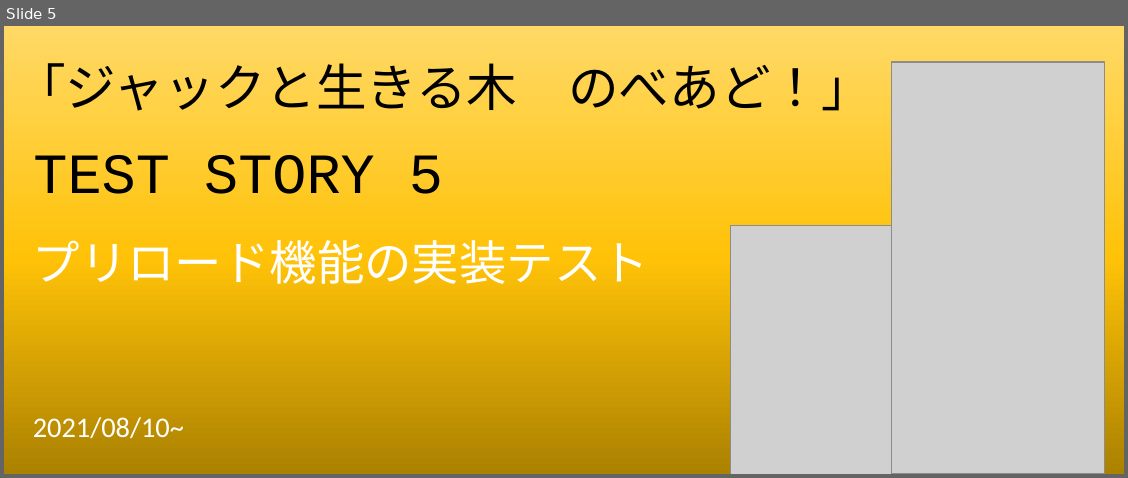
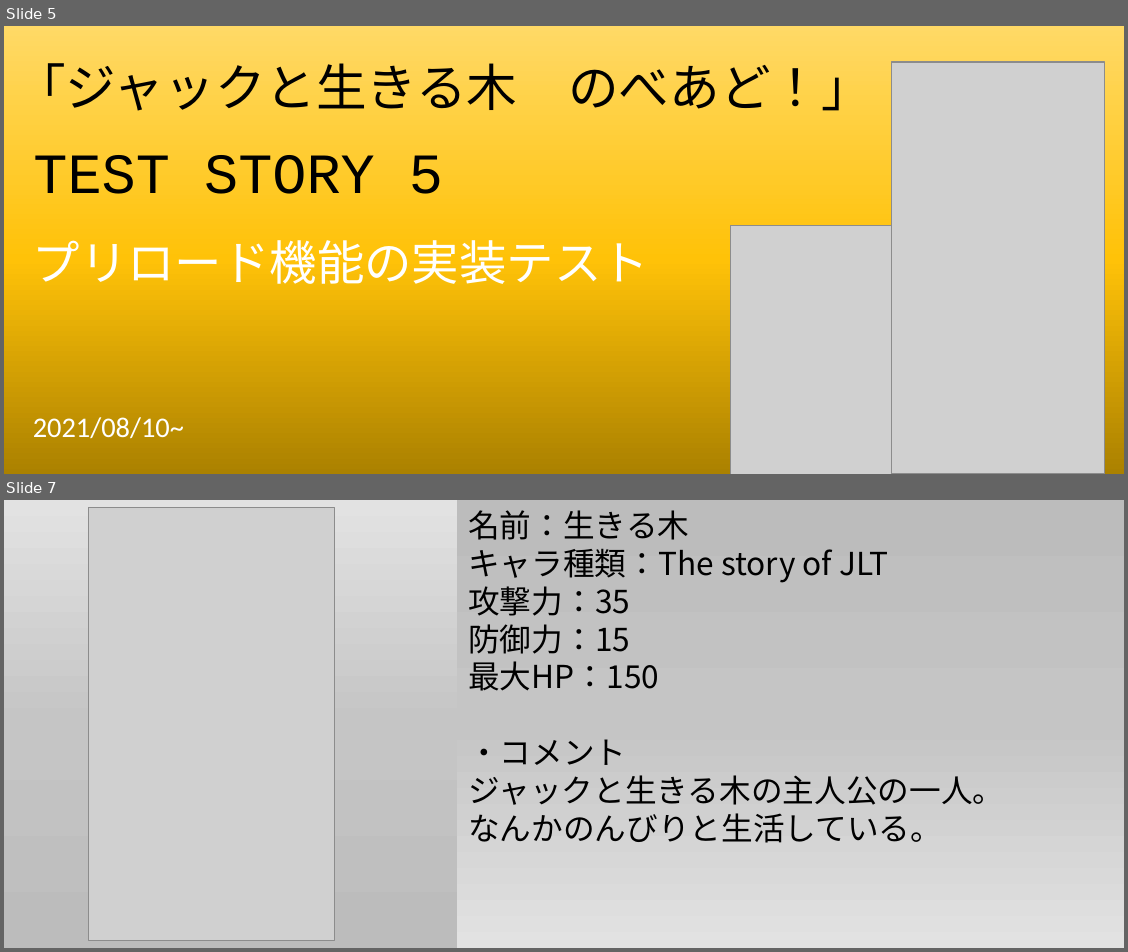
Before and after one commit to jackandalivingtree/nobeado, a slide deck: stories_pic/creator.pptx. Shown one above the other, each under a label of ours: slide 5 before the commit, slides 5 and 7 after it; the slides between them are not shown. The pictures are 1128x478 and 1128x952 pixels, drawn with LibreOffice and Linux fonts; fonts in the diff are those of the drawing; grey boxes stand for pictures. Boxes give left, top, right and bottom in pixels: in the first picture for what was removed or moved away, otherwise in the second. Text is boxed around its words. In the diff, an @@ line names an element or a change of style, - is before the commit and + after.

```diff
--- a/stories_pic/creator.pptx
+++ b/stories_pic/creator.pptx
@@ slide 7 added at bbox=[4, 500, 1124, 948], background #FFFFFF @@
@@ rectangle added at bbox=[4, 500, 457, 948], fill gradient #BCBCBC to #C5C5C5 to #E3E3E3 @@
@@ picture added at bbox=[89, 507, 335, 940] @@
@@ rectangle added at bbox=[457, 500, 1124, 948], fill gradient #BCBCBC to #C5C5C5 to #E3E3E3 @@
@@ text added at bbox=[468, 510, 1004, 843], 20 pt, text #000000 @@
+名前：生きる木
+キャラ種類：The story of JLT
+攻撃力：35
+防御力：15
+最大HP：150
+・コメント
+ジャックと生きる木の主人公の一人。
+なんかのんびりと生活している。
```
Also in this commit, not shown: 4 other slides added, 30 other files.
